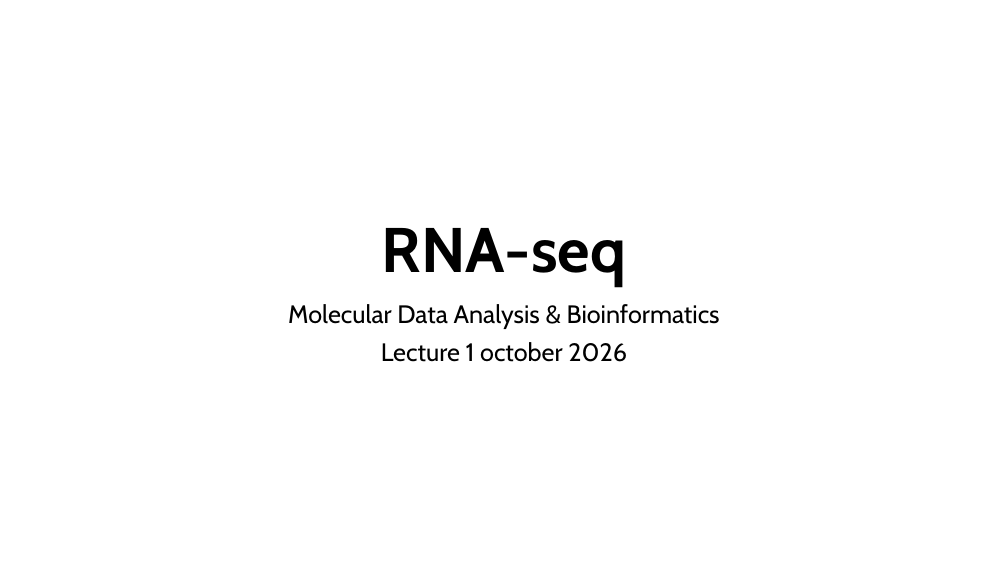
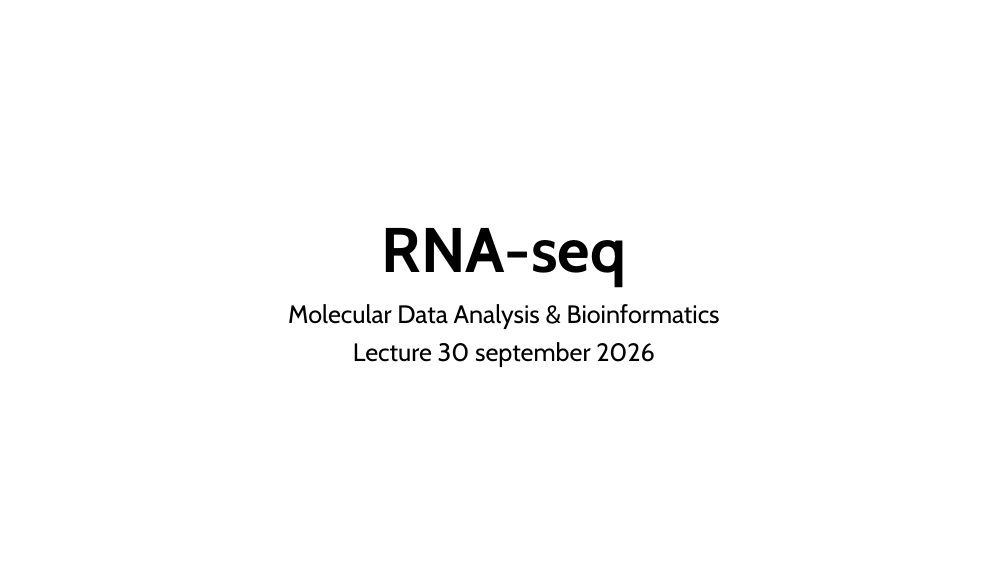
Before and after one commit to mishapaauw/molecular-data-analysis, a slide deck: slide 1 of lectures/2_RNA_seq.pptx. Drawn at 1008x567 pixels with LibreOffice and Linux fonts; fonts in the diff are those of the drawing. Boxes give left, top, right and bottom in pixels: in the first picture for what was removed or moved away, otherwise in the second. Text is boxed around its words. In the diff, an @@ line names an element or a change of style, - is before the commit and + after.

```diff
--- a/lectures/2_RNA_seq.pptx
+++ b/lectures/2_RNA_seq.pptx
@@ subtitle at [353,342,655,367]: text changed @@
-Lecture 1 october 2026
+Lecture 30 september 2026
```
Also in this commit, not shown: 1 other slide changed, 1 slide added, 11 other files.
